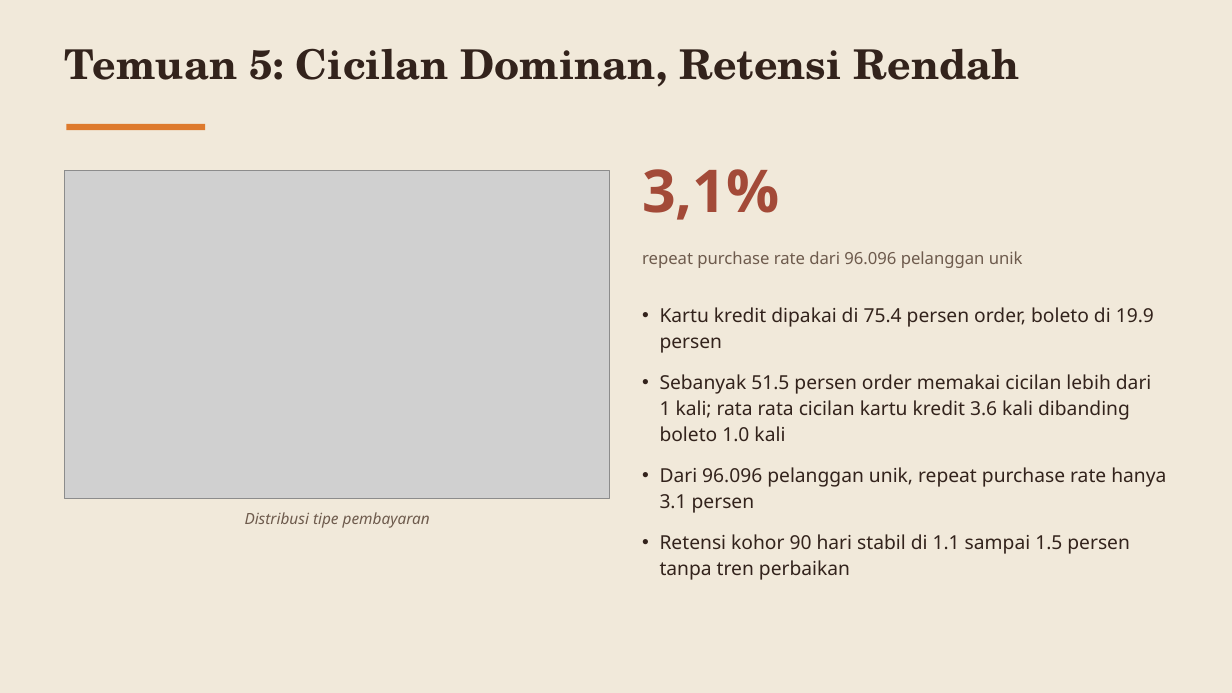
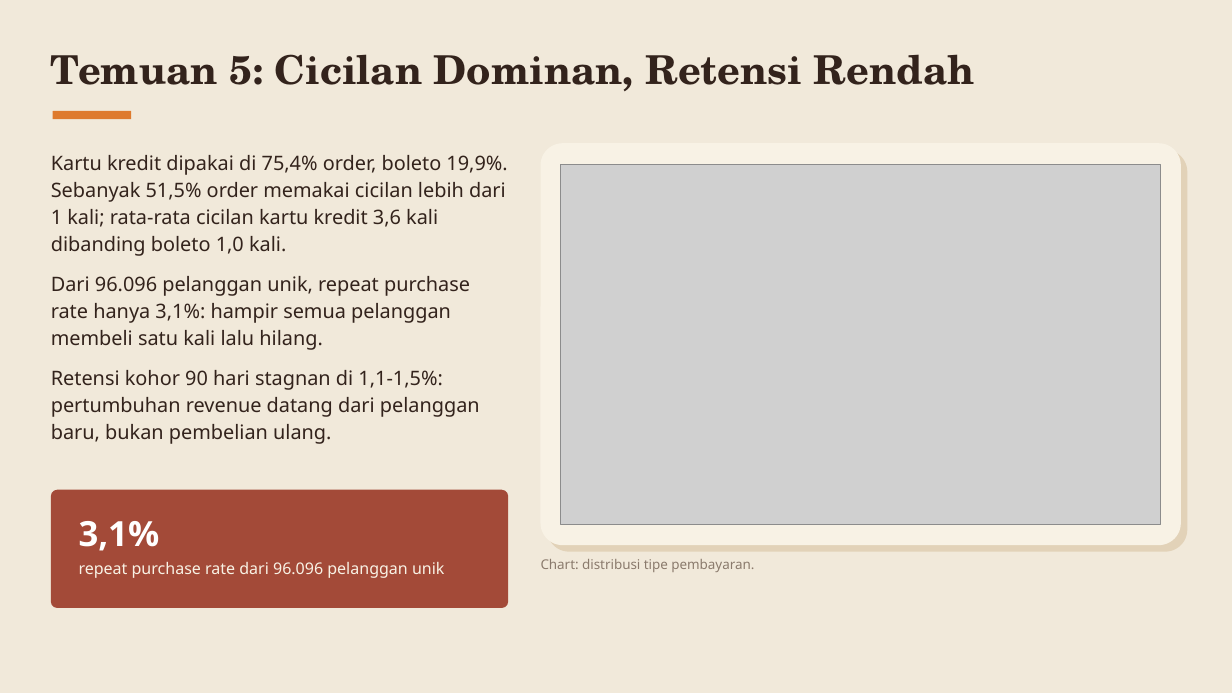
Before and after one commit to baghizash/olist-brazilian-ecommerce-analysis, a slide deck: slide 8 of Portofolio-Analisis-Ecommerce-Olist.pptx. Drawn at 1232x693 pixels with LibreOffice and Linux fonts; fonts in the diff are those of the drawing; grey boxes stand for pictures. Boxes give left, top, right and bottom in pixels: in the first picture for what was removed or moved away, otherwise in the second. Text is boxed around its words. In the diff, an @@ line names an element or a change of style, - is before the commit and + after.

```diff
--- a/Portofolio-Analisis-Ecommerce-Olist.pptx
+++ b/Portofolio-Analisis-Ecommerce-Olist.pptx
@@ text "Temuan 5: Cicilan Dominan, Retensi ...": place and size @@
-text "Temuan 5: Cicilan Dominan, Retensi ..." at bbox=[65, 48, 1019, 87]
+text "Temuan 5: Cicilan Dominan, Retensi ..." at bbox=[51, 54, 975, 91]
@@ text "Temuan 5: Cicilan Dominan, Retensi ..." at bbox=[51, 54, 975, 91]: size 32 to 31 pt; line spacing 1 to 1.13; less space between paragraphs @@
@@ rounded rectangle: place and size @@
-rounded rectangle at bbox=[67, 124, 205, 130]
+rounded rectangle at bbox=[53, 111, 131, 119]
@@ rounded rectangle at bbox=[53, 111, 131, 119]: rectangle to rounded rectangle @@
@@ rounded rectangle added at bbox=[541, 143, 1181, 545], fill #F8F2E5 @@
@@ text at bbox=[51, 155, 507, 444]: text changed; size 15 to 15.5 pt @@
-• Kartu kredit dipakai di 75.4 persen order, boleto di 19.9 persen
-• Sebanyak 51.5 persen order memakai cicilan lebih dari 1 kali; rata rata cicilan kartu kredit 3.6 kali dibanding boleto 1.0 kali
-• Dari 96.096 pelanggan unik, repeat purchase rate hanya 3.1 persen
-• Retensi kohor 90 hari stabil di 1.1 sampai 1.5 persen tanpa tren perbaikan
+Kartu kredit dipakai di 75,4% order, boleto 19,9%. Sebanyak 51,5% order memakai cicilan lebih dari 1 kali; rata-rata cicilan kartu kredit 3,6 kali dibanding boleto 1,0 kali.
+Dari 96.096 pelanggan unik, repeat purchase rate hanya 3,1%: hampir semua pelanggan membeli satu kali lalu hilang.
+Retensi kohor 90 hari stagnan di 1,1-1,5%: pertumbuhan revenue datang dari pelanggan baru, bukan pembelian ulang.
@@ rounded rectangle added at bbox=[547, 150, 1188, 552], fill #E2D2B8 @@
@@ picture: place and size @@
-picture at bbox=[65, 171, 610, 498]
+picture at bbox=[561, 165, 1161, 524]
@@ text removed at bbox=[642, 169, 779, 220] @@
-3,1%
@@ rounded rectangle added at bbox=[51, 490, 508, 608], fill #A34A38 @@
@@ text "3,1%": place and size @@
-text "3,1%" at bbox=[642, 251, 1023, 268]
+text "3,1%" at bbox=[79, 521, 445, 578]
@@ text at bbox=[79, 521, 160, 551]: paragraph added @@
+3,1%
@@ text at bbox=[79, 562, 445, 578]: size 13 to 12.5 pt, text colour #6E5B4D to #F8F2E5; line spacing 1 to 1.13 @@
@@ text at bbox=[541, 559, 754, 572]: text changed; size 12 to 10.5 pt; text colour #6E5B4D to #8A7A6C; italic off @@
-Distribusi tipe pembayaran
+Chart: distribusi tipe pembayaran.
```
Also in this commit, not shown: 7 other slides changed, 2 slides added, 2 slides removed.
